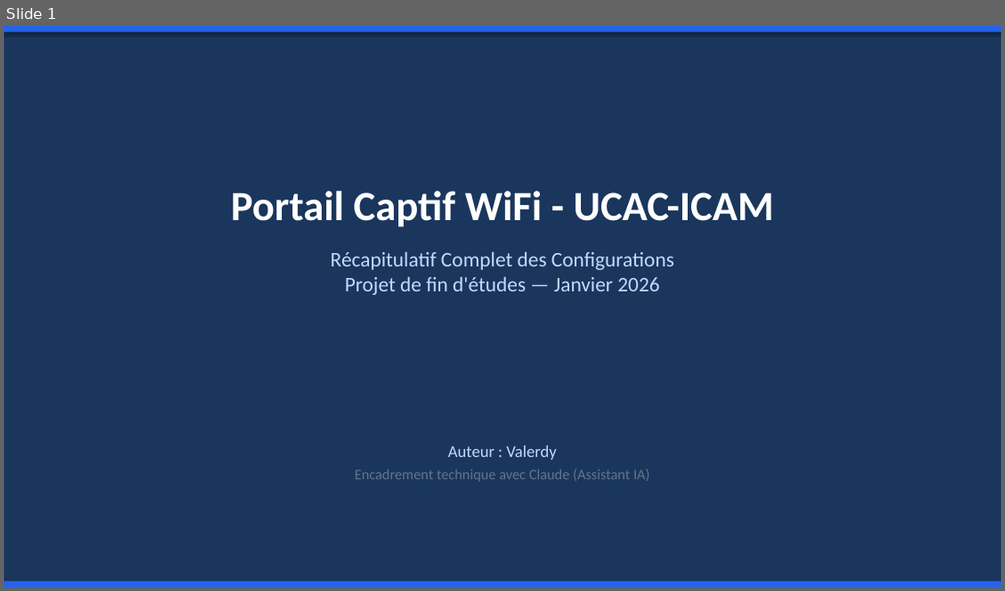
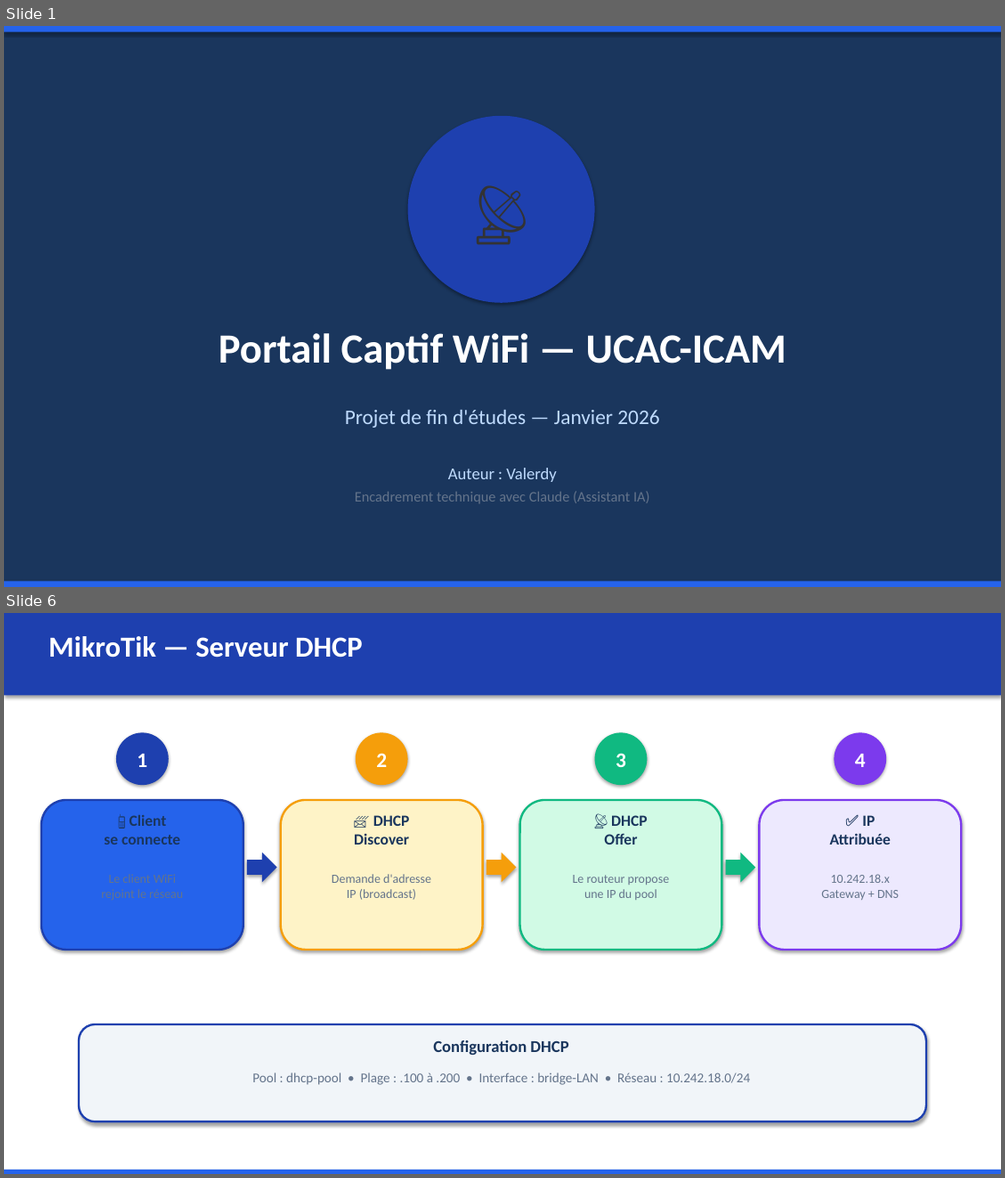
Before and after one commit to Valerdy/captive-portal, a slide deck: Presentation_Portail_Captif_UCAC_ICAM.pptx. Shown one above the other, each under a label of ours: slide 1 before the commit, slides 1 and 6 after it; the slides between them are not shown. The pictures are 1005x591 and 1005x1178 pixels, drawn with LibreOffice and Linux fonts; fonts in the diff are those of the drawing. Boxes give left, top, right and bottom in pixels: in the first picture for what was removed or moved away, otherwise in the second. Text is boxed around its words. In the diff, an @@ line names an element or a change of style, - is before the commit and + after.

```diff
--- a/Presentation_Portail_Captif_UCAC_ICAM.pptx
+++ b/Presentation_Portail_Captif_UCAC_ICAM.pptx
@@ slide 6 added at (4,613,1001,1174), background #FFFFFF @@
@@ rectangle added at (4,613,1001,695), fill #1E40AF @@
@@ text added at (48,636,363,657), 28 pt, text #FFFFFF, bold @@
+MikroTik — Serveur DHCP
@@ ellipse added at (116,732,169,785), fill #1E40AF, 20 pt, text #FFFFFF, bold @@
+1
@@ ellipse added at (356,732,408,785), fill #F59E0B, 20 pt, text #FFFFFF, bold @@
+2
@@ ellipse added at (595,732,647,785), fill #10B981, 20 pt, text #FFFFFF, bold @@
+3
@@ ellipse added at (834,732,886,785), fill #7C3AED, 20 pt, text #FFFFFF, bold @@
+4
@@ rounded rectangle added at (41,800,243,949), fill #2563EB, outline #1E40AF 2 pt @@
@@ text added at (104,815,180,844), 15 pt, text #1A365D, bold @@
+📱 Client
+se connecte
@@ rounded rectangle added at (281,800,483,949), fill #FEF3C7, outline #F59E0B 2 pt @@
@@ text added at (354,815,410,844), 15 pt, text #1A365D, bold @@
+📨 DHCP
+Discover
@@ rounded rectangle added at (520,800,722,949), fill #D1FAE5, outline #10B981 2 pt @@
@@ text added at (604,815,647,844), 15 pt, text #1A365D, bold @@
+📡 DHCP
+Offer
@@ rounded rectangle added at (760,800,961,949), fill #EDE9FE, outline #7C3AED 2 pt @@
@@ text added at (830,815,890,844), 15 pt, text #1A365D, bold @@
+✅ IP
+Attribuée
@@ right arrow added at (247,852,277,882), fill #1E40AF @@
@@ right arrow added at (486,852,517,882), fill #F59E0B @@
@@ right arrow added at (726,852,755,882), fill #10B981 @@
@@ text added at (332,874,431,900), 12 pt, text #64748B @@
+Demande d'adresse
+IP (broadcast)
@@ text added at (573,875,670,900), 12 pt, text #64748B @@
+Le routeur propose
+une IP du pool
@@ text added at (821,874,898,900), 12 pt, text #64748B @@
+10.242.18.x
+Gateway + DNS
@@ rounded rectangle added at (79,1024,926,1121), fill #F1F5F9, outline #1E40AF 2 pt @@
@@ text added at (433,1040,568,1054), 16 pt, text #1A365D, bold @@
+Configuration DHCP
@@ text added at (252,1072,750,1085), 13 pt, text #64748B @@
+Pool : dhcp-pool • Plage : .100 à .200 • Interface : bridge-LAN • Réseau : 10.242.18.0/24
@@ rectangle added at (4,1169,1001,1174), fill #2563EB @@
@@ slide 1 changed as well @@
@@ ellipse added at (408,116,595,303), fill #1E40AF, 60 pt, text #333333 @@
+📡
@@ text added at (218,333,786,370), 40 pt, text #FFFFFF, bold @@
+Portail Captif WiFi — UCAC-ICAM
@@ text at (345,410,659,427): text changed @@
-Portail Captif WiFi - UCAC-ICAM
-Récapitulatif Complet des Configurations
-Projet de fin d'études — Janvier 2026
+Projet de fin d'études — Janvier 2026
@@ text "Auteur : Valerdy": place and size @@
-text "Auteur : Valerdy" at (355,445,650,481)
+text "Auteur : Valerdy" at (355,467,650,503)
```
Also in this commit, not shown: 9 other slides changed, 8 other slides added, 23 slides removed, 1 other file.
